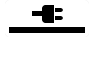
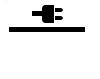
Comparing the layer stacks of the two 100x79 images. Changes:
painted on "swap bar" over (9, 32, 85, 33)
